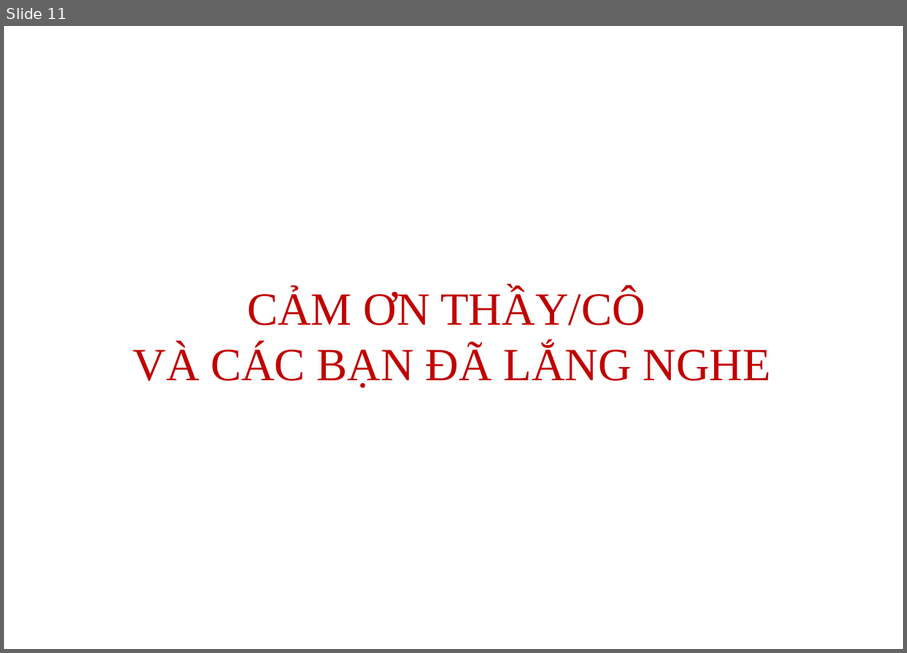
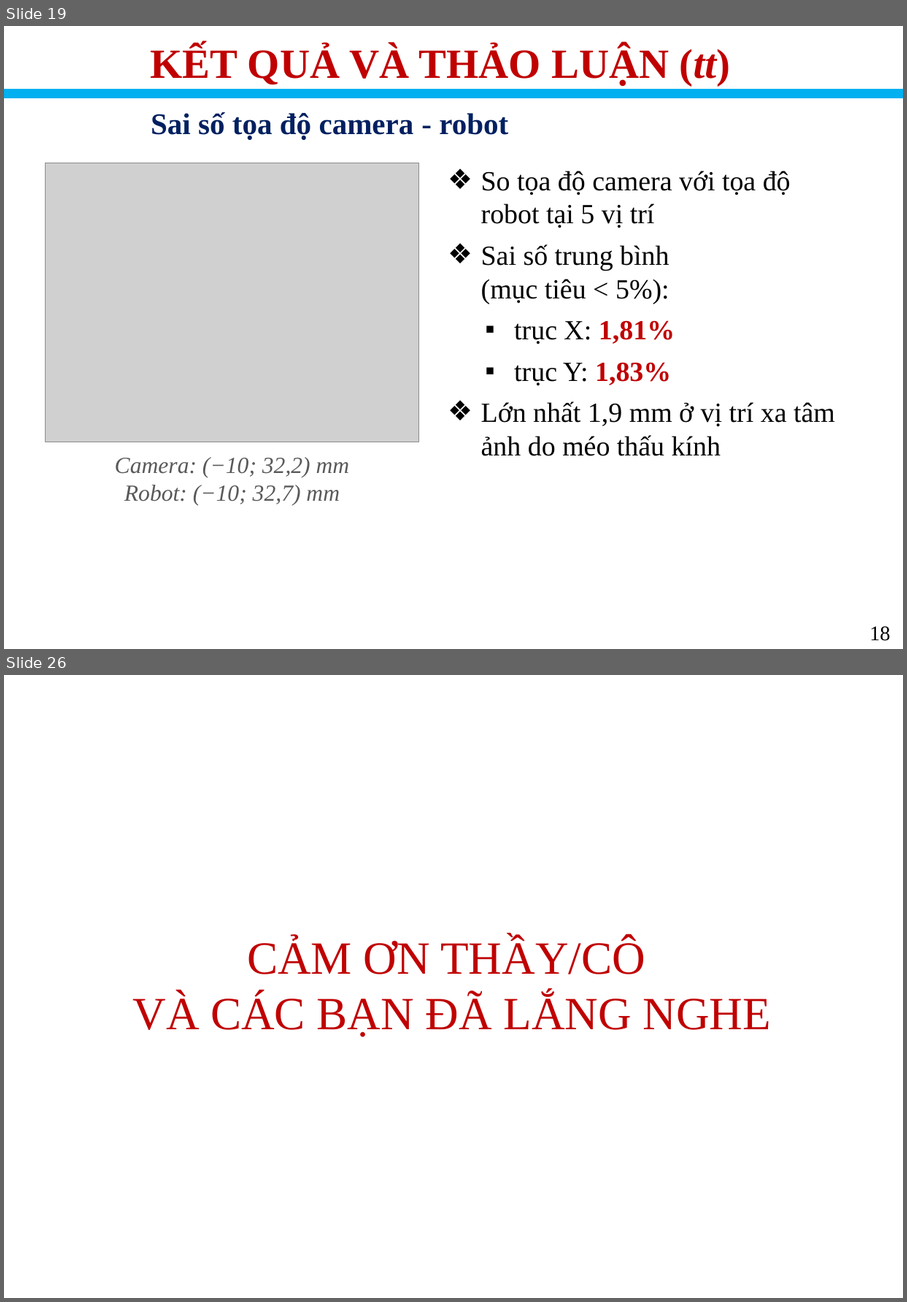
Before and after one commit to ruibi2204/Do_an_Delta.Robot_Dang_Rui_Bi, a slide deck: Thuyết minh _ Trình bày/Trình bày.pptx. Shown one above the other, each under a label of ours: slide 11 before the commit, slides 19 and 26 after it; the slides between them are not shown. The pictures are 907x653 and 907x1302 pixels, drawn with LibreOffice and Linux fonts; fonts in the diff are those of the drawing; grey boxes stand for pictures; background and template pictures are left out. Boxes give left, top, right and bottom in pixels: in the first picture for what was removed or moved away, otherwise in the second. Text is boxed around its words. In the diff, an @@ line names an element or a change of style, - is before the commit and + after.

Commit message:
Update robot configs, vision modules, CSV window, build scripts, design files, and thesis documents

```diff
--- a/Thuyết minh _ Trình bày/Trình bày.pptx
+++ b/Thuyết minh _ Trình bày/Trình bày.pptx
@@ slide 19 added at (4,26,903,649), background #FFFFFF @@
@@ text added at (151,46,730,86), 36 pt, text #C00000, bold @@
+KẾT QUẢ VÀ THẢO LUẬN (tt)
@@ line added from (4, 93) to (903, 93), #00B0F0 8 pt @@
@@ text added at (151,112,508,140), 26 pt, text #002060, bold @@
+Sai số tọa độ camera - robot
@@ picture added at (46,163,419,442) @@
@@ text added at (481,171,835,456), 24 pt, text #000000 @@
+❖ So tọa độ camera với tọa độ robot tại 5 vị trí
+❖ Sai số trung bình (mục tiêu < 5%):
+▪ trục X: 1,81%
+▪ trục Y: 1,83%
+❖ Lớn nhất 1,9 mm ở vị trí xa tâm ảnh do méo thấu kính
@@ text added at (115,457,350,505), 20 pt, text #595959, italic @@
+Camera: (−10; 32,2) mm
+Robot: (−10; 32,7) mm
@@ text added at (870,626,890,641), 18 pt, text #000000 @@
+18
@@ what was slide 11 is now slide 26 @@
```
Also in this commit, not shown: 2 slides changed, 22 other slides added, 10 slides removed, 13 other files.
